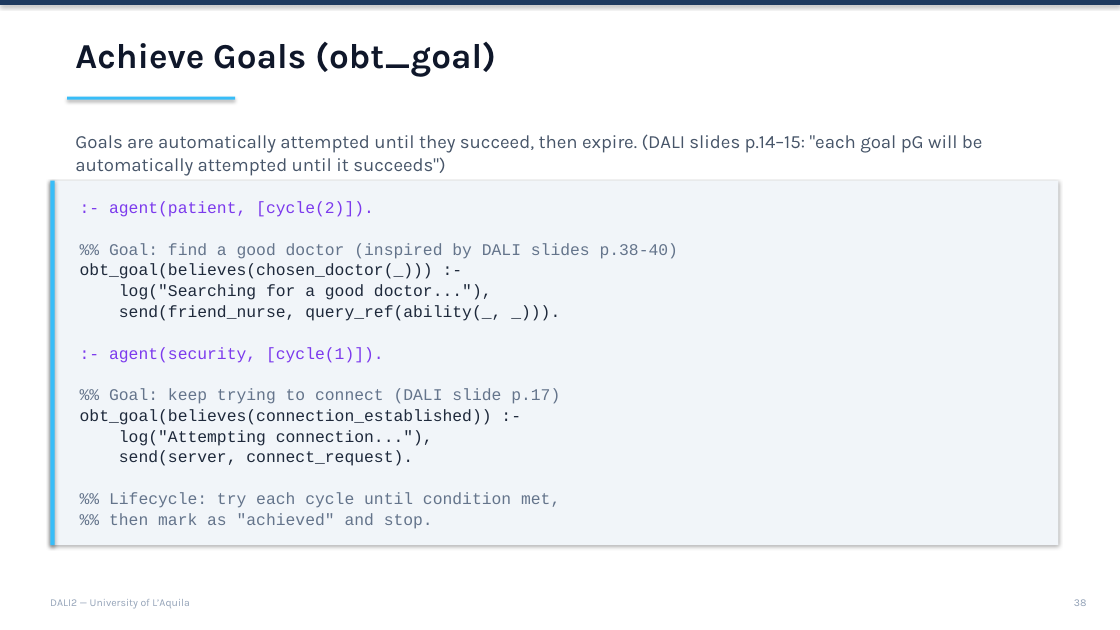
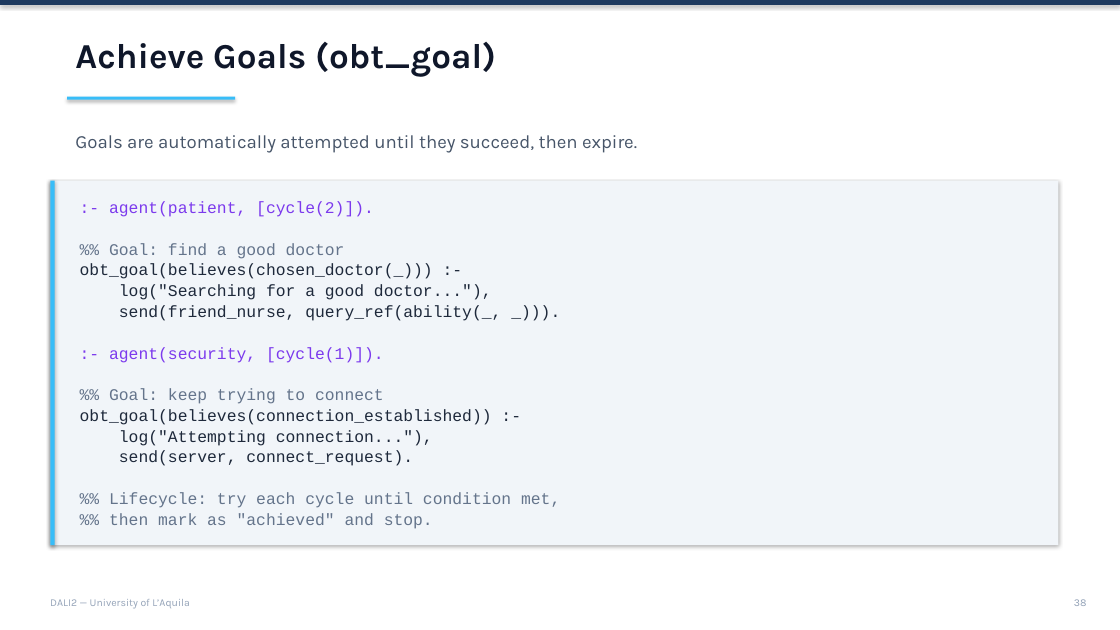
Before and after one commit to AAAI-DISIM-UnivAQ/DALI2, a slide deck: slide 38 of slides/Slides.pptx. Drawn at 1120x630 pixels with LibreOffice and Linux fonts; fonts in the diff are those of the drawing. Boxes give left, top, right and bottom in pixels: in the first picture for what was removed or moved away, otherwise in the second. Text is boxed around its words. In the diff, an @@ line names an element or a change of style, - is before the commit and + after.

```diff
--- a/slides/Slides.pptx
+++ b/slides/Slides.pptx
@@ text at [75, 135, 637, 153]: text changed @@
-Goals are automatically attempted until they succeed, then expire. (DALI slides p.14–15: "each goal pG will be automatically attempted until it succeeds")
+Goals are automatically attempted until they succeed, then expire.
@@ text at [109, 243, 345, 259]: text changed @@
-%% Goal: find a good doctor (inspired by DALI slides p.38-40)
+%% Goal: find a good doctor
@@ text at [109, 388, 384, 404]: text changed @@
-%% Goal: keep trying to connect (DALI slide p.17)
+%% Goal: keep trying to connect
```
Also in this commit, not shown: 19 other slides changed, 6 other files.
